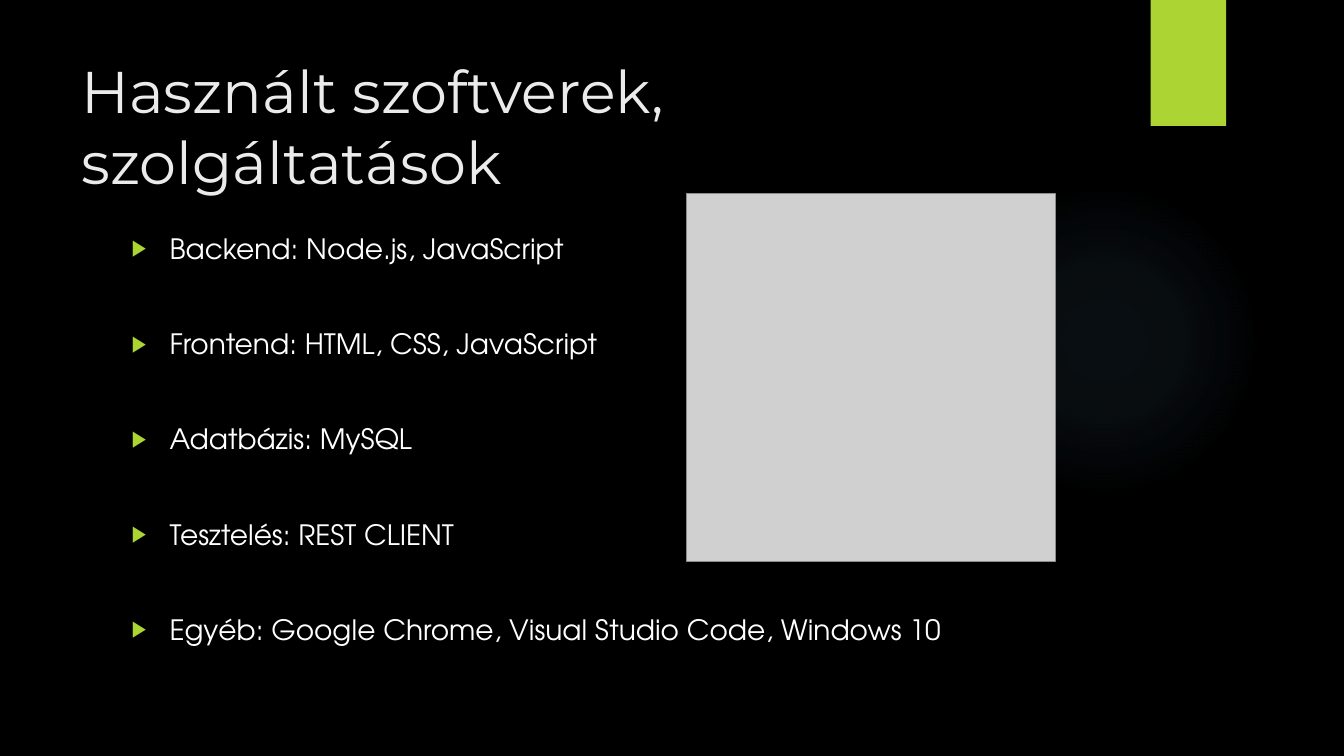
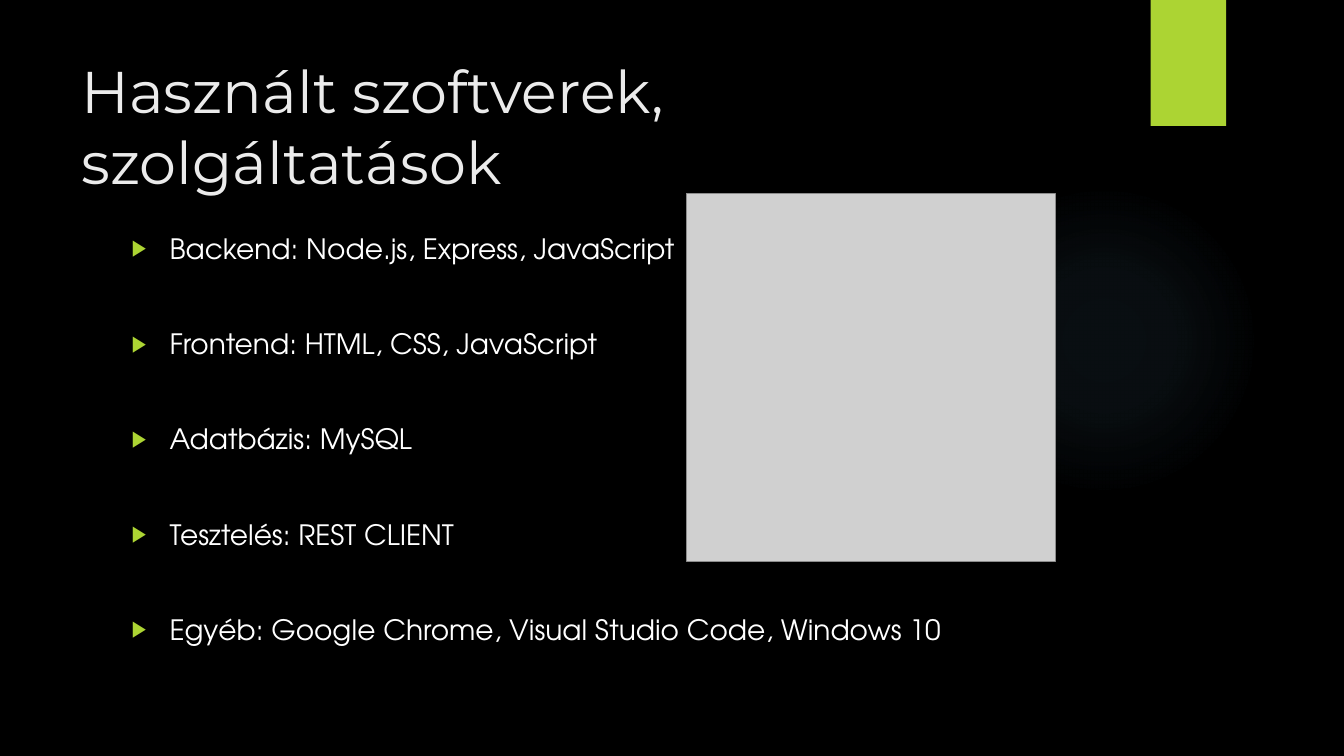
Before and after one commit to Almaleee/BalintAkosproject, a slide deck: slide 3 of vizsgaremek.pptx. Drawn at 1344x756 pixels with LibreOffice and Linux fonts; fonts in the diff are those of the drawing; grey boxes stand for pictures; background and template pictures are left out. Boxes give left, top, right and bottom in pixels: in the first picture for what was removed or moved away, otherwise in the second. Text is boxed around its words. In the diff, an @@ line names an element or a change of style, - is before the commit and + after.

Commit message:
PPT upload new
kesz

```diff
--- a/vizsgaremek.pptx
+++ b/vizsgaremek.pptx
@@ text at <box>170,238,675,265</box>: text changed @@
-▶ Backend: Node.js, JavaScript
+▶ Backend: Node.js, Express, JavaScript
```
